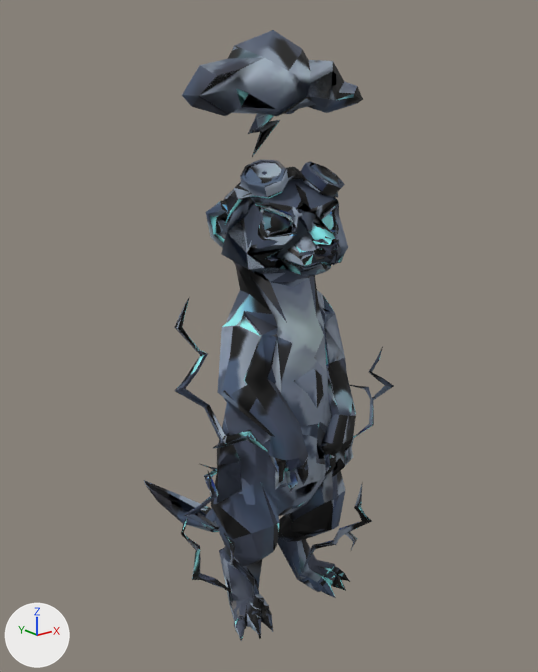
Renders of the FBX model assets/stations/creature_meerkat_storm.fbx from each side of a commit.
One viewpoint serves both versions: a 50 mm camera at (-5.17, -7.43, 5.98) aimed at (0.44, -0.42, 3.18). Arrows for +X, +Y and +Z are at lower left; the lights stay in place. The first picture is the older version.

Names of what the first picture shows: 'creature_meerkat_storm_body', 'creature_meerkat_storm_head', 'creature_meerkat_storm_leg_bl', 'creature_meerkat_storm_leg_br', 'creature_meerkat_storm_leg_fl', 'creature_meerkat_storm_leg_fr', 'creature_meerkat_storm_tail'.
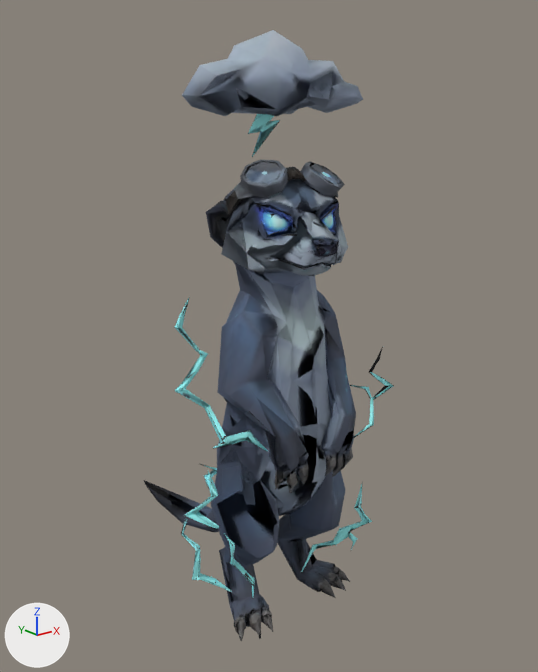
Location of each change, [x1, y1, x2, y2] in pixels of the pictures (538 x 672 px):
'creature_meerkat_storm_body', reshaped (16% wider, 16% taller): before [176, 275, 359, 533]; after [181, 275, 394, 575]
'creature_meerkat_storm_leg_br', reshaped: before [181, 464, 299, 641]; after [189, 509, 273, 641]
'creature_meerkat_storm_leg_bl', reshaped: before [277, 484, 372, 599]; after [277, 514, 360, 599]
part 1 of me_creature_meerkat_storm_leg_br, deleted: before [181, 504, 299, 626]
part 2 of me_creature_meerkat_storm_leg_br, deleted: before [200, 464, 217, 495]
part 3 of me_creature_meerkat_storm_leg_br, surface changed: [191, 510, 273, 641] in both
part 4 of me_creature_meerkat_storm_body, added: after [200, 464, 217, 495]
part 5 of me_creature_meerkat_storm_body, added: after [181, 519, 201, 564]
part 6 of me_creature_meerkat_storm_body, added: after [224, 533, 246, 575]
part 7 of me_creature_meerkat_storm_body, added: after [353, 484, 372, 526]
part 8 of me_creature_meerkat_storm_body, built on: before [208, 451, 269, 528]; after [196, 278, 394, 565]
part 9 of me_creature_meerkat_storm_body, deleted: before [176, 290, 278, 336]
part 10 of me_creature_meerkat_storm_body, deleted: before [317, 290, 335, 323]
part 11 of me_creature_meerkat_storm_body, surface changed: [183, 275, 359, 533] in both
part 12 of me_creature_meerkat_storm_head, surface changed: [182, 30, 363, 322] in both
part 13 of me_creature_meerkat_storm_leg_fl, deleted: before [343, 376, 394, 443]
part 14 of me_creature_meerkat_storm_leg_fl, added: after [316, 290, 335, 323]
part 15 of me_creature_meerkat_storm_leg_fl, surface changed: [324, 314, 383, 414] in both
part 16 of me_creature_meerkat_storm_leg_bl, cut back: before [277, 484, 372, 578]
part 17 of me_creature_meerkat_storm_leg_bl, surface changed: [278, 514, 359, 599] in both
part 18 of me_creature_meerkat_storm_leg_fr, built on: before [175, 388, 307, 460]; after [175, 290, 287, 403]
part 19 of me_creature_meerkat_storm_leg_fr, surface changed: [174, 317, 299, 436] in both

What changed in the scene script:
```text
Change me_creature_meerkat_storm_body:
    remove me_creature_meerkat_storm_body.from_pydata(...)  # 1402 vertices, 2584 faces; spans x -1.36..0.9, y -1.96..-0.25, z 1.32..4.23
    add me_creature_meerkat_storm_body.from_pydata(...)  # 2845 vertices, 5417 faces; spans x -1.36..1.18, y -1.97..0.32, z 0.72..4.23
    me_creature_meerkat_storm_body part 4: a new loose piece of 230 vertices spanning x -0.24..0.03, y -0.04..0.32, z 0.86..1.35, in mat_creature_meerkat_storm_baked (picture img_creature_meerkat_storm_png)
    me_creature_meerkat_storm_body part 5: a new loose piece of 187 vertices spanning x -1.17..-1.0, y -1.05..-0.65, z 0.77..1.24, in mat_creature_meerkat_storm_baked (picture img_creature_meerkat_storm_png)
    me_creature_meerkat_storm_body part 6: a new loose piece of 185 vertices spanning x -1.08..-0.77, y -1.67..-1.37, z 0.86..1.47, in mat_creature_meerkat_storm_baked (picture img_creature_meerkat_storm_png)
    me_creature_meerkat_storm_body part 7: a new loose piece of 150 vertices spanning x 0.86..1.08, y -1.73..-1.51, z 0.84..1.38, in mat_creature_meerkat_storm_baked (picture img_creature_meerkat_storm_png)
    me_creature_meerkat_storm_body part 8: 6 vertices moved within x -1.05..0.54, y -1.81..-1.39, z 1.47..2.36; 642 vertices added at x -1.12..1.18, y -1.97..-0.07, z 0.72..3.08
    me_creature_meerkat_storm_body part 9: 43 vertices removed from x -1.05..-0.34, y -1.55..-0.62, z 3.63..3.82
    me_creature_meerkat_storm_body part 10: 15 vertices removed from x 0.33..0.69, y -1.55..-0.9, z 3.62..4.0
    me_creature_meerkat_storm_body part 11: 2426 kept faces spanning x -1.36..0.9, y -1.96..-0.25, z 1.32..4.23 get new texture (UV) coordinates
    other edits to the shape of me_creature_meerkat_storm_body do not show in these pictures
Change me_creature_meerkat_storm_leg_fr:
    remove me_creature_meerkat_storm_leg_fr.from_pydata(...)  # 535 vertices, 996 faces; spans x -1.12..-0.2, y -1.94..-0.59, z 2.25..3.77
    add me_creature_meerkat_storm_leg_fr.from_pydata(...)  # 347 vertices, 615 faces; spans x -1.1..-0.2, y -1.91..-0.59, z 2.58..4.01
    me_creature_meerkat_storm_leg_fr part 18
    216 vertices are removed from x -1.12..-0.21, y -1.94..-0.59, z 2.25..2.81
    487 faces are deleted
    28 vertices are added at x -0.98..-0.21, y -1.54..-0.72, z 3.73..4.01
    106 new faces join them
    me_creature_meerkat_storm_leg_fr part 19: 535 kept faces spanning x -1.1..-0.2, y -1.91..-0.59, z 2.58..3.77 get new texture (UV) coordinates
Change me_creature_meerkat_storm_leg_fl:
    remove me_creature_meerkat_storm_leg_fl.from_pydata(...)  # 491 vertices, 913 faces; spans x 0.213..1.359, y -1.972..-0.609, z 2.244..3.741
    add me_creature_meerkat_storm_leg_fl.from_pydata(...)  # 168 vertices, 271 faces; spans x 0.193..1.359, y -1.958..-0.609, z 2.574..4.002
    me_creature_meerkat_storm_leg_fl part 13: 206 vertices removed from x 0.279..1.18, y -1.972..-0.616, z 2.244..2.777
    me_creature_meerkat_storm_leg_fl part 14: 14 vertices added at x 0.193..0.588, y -1.555..-0.733, z 3.73..4.002
    me_creature_meerkat_storm_leg_fl part 15: 243 kept faces spanning x 0.213..1.359, y -1.958..-0.609, z 2.574..3.741 get new texture (UV) coordinates
    other edits to the shape of me_creature_meerkat_storm_leg_fl do not show in these pictures
Change me_creature_meerkat_storm_leg_bl:
    remove me_creature_meerkat_storm_leg_bl.from_pydata(...)  # 956 vertices, 1857 faces; spans x -0.03..1.08, y -1.73..0.95, z 0.0..1.64
    add me_creature_meerkat_storm_leg_bl.from_pydata(...)  # 738 vertices, 1402 faces; spans x -0.03..1.07, y -1.72..0.95, z 0.0..0.99
    me_creature_meerkat_storm_leg_bl part 16: 2 vertices moved within x 1.02..1.07, y -1.72..-1.66, z 0.91; 204 vertices removed from x -0.01..1.08, y -1.73..-0.25, z 0.91..1.64
    me_creature_meerkat_storm_leg_bl part 17: 1394 kept faces spanning x -0.03..1.07, y -1.72..0.95, z 0.0..0.99 get new texture (UV) coordinates
    other edits to the shape of me_creature_meerkat_storm_leg_bl do not show in these pictures
Change me_creature_meerkat_storm_leg_br:
    remove me_creature_meerkat_storm_leg_br.from_pydata(...)  # 1458 vertices, 2847 faces; spans x -1.19..0.02, y -1.7..0.95, z 0.0..1.61
    add me_creature_meerkat_storm_leg_br.from_pydata(...)  # 796 vertices, 1484 faces; spans x -1.12..0.02, y -1.7..0.95, z 0.0..1.05
    me_creature_meerkat_storm_leg_br part 1: 404 vertices removed from x -1.17..0.0, y -1.67..-0.25, z 0.99..1.61
    me_creature_meerkat_storm_leg_br part 2: 212 vertices removed from x -0.24..0.02, y -0.04..0.32, z 0.92..1.35
    me_creature_meerkat_storm_leg_br part 3: 1481 kept faces spanning x -1.12..0.02, y -1.7..0.95, z 0.0..1.05 get new texture (UV) coordinates
    other edits to the shape of me_creature_meerkat_storm_leg_br do not show in these pictures
Change me_creature_meerkat_storm_head:
    where me_creature_meerkat_storm_head.from_pydata(...)  # 3036 vertices, 6029 faces; spans x -0.84..1.1, y -2.25..-0.37, z 3.73..6.7
    me_creature_meerkat_storm_head part 12: texture (UV) coordinates of 6029 of 6029 faces, centred in x -0.81..1.06, y -2.25..-0.45, z 4.02..6.57, changed; they spanned u 0.01..0.98, v 0.01..0.99 and now span u 0.01..0.98, v 0.01..0.99
```
